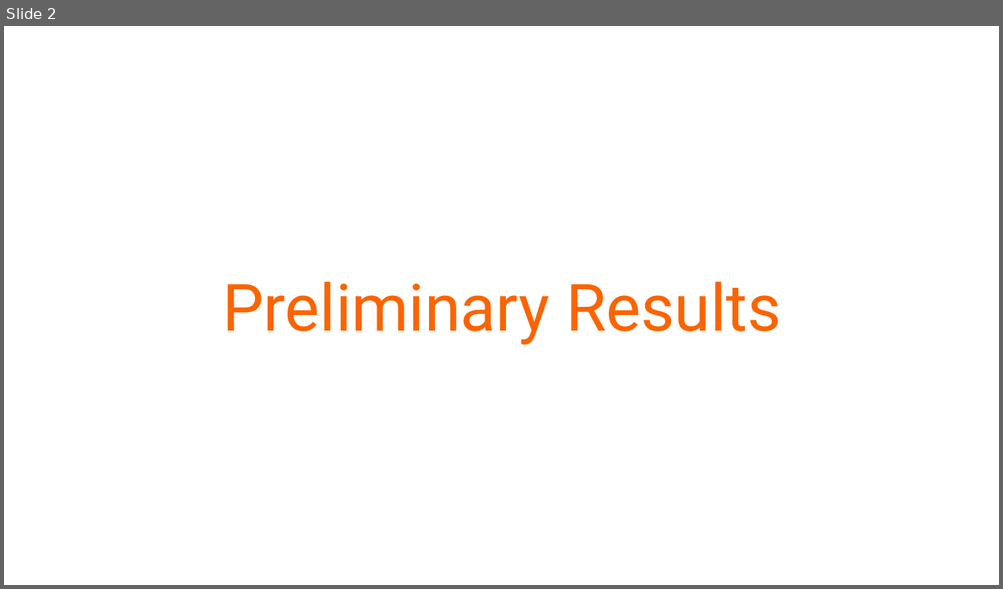
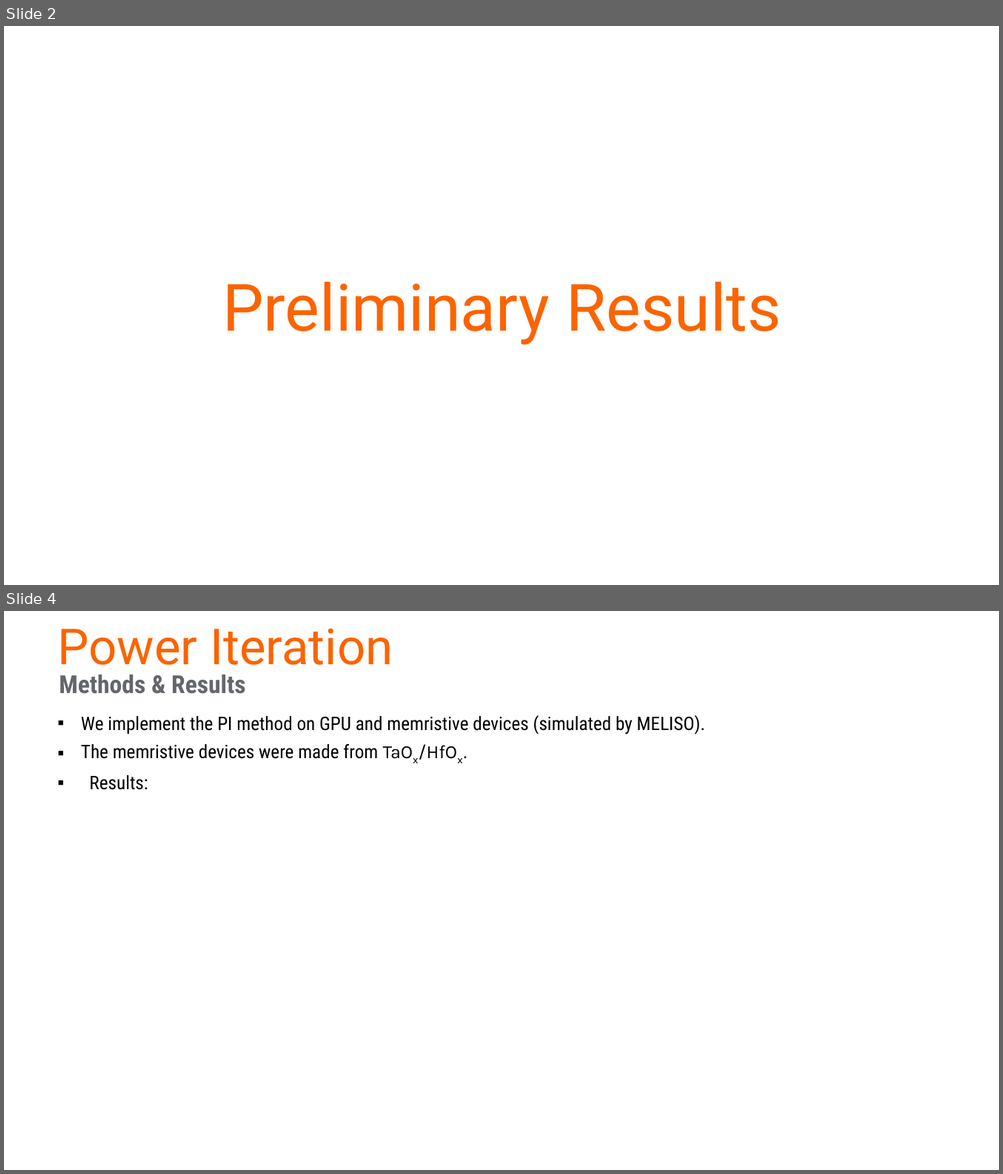
Before and after one commit to disys-lab/meliso, a slide deck: MELISOvsGPU.pptx. Shown one above the other, each under a label of ours: slide 2 before the commit, slides 2 and 4 after it; the slides between them are not shown. The pictures are 1003x589 and 1003x1174 pixels, drawn with LibreOffice and Linux fonts; fonts in the diff are those of the drawing; background and template pictures are left out. Boxes give left, top, right and bottom in pixels: in the first picture for what was removed or moved away, otherwise in the second. Text is boxed around its words. In the diff, an @@ line names an element or a change of style, - is before the commit and + after.

```diff
--- a/MELISOvsGPU.pptx
+++ b/MELISOvsGPU.pptx
@@ slide 4 added at (x1=4, y1=611, x2=999, y2=1170), background picture (left out) @@
@@ text added at (x1=58, y1=628, x2=392, y2=676), 48 pt, text #FB6400 @@
+Power Iteration
@@ text added at (x1=59, y1=675, x2=245, y2=694), 24 pt, text #63666A, bold @@
+Methods & Results
@@ text added at (x1=81, y1=715, x2=706, y2=790), 18 pt, text #000000 @@
+▪ We implement the PI method on GPU and memristive devices (simulated by MELISO).
+▪ The memristive devices were made from TaOx/HfOx.
+▪ Results:
```
Also in this commit, not shown: 8 slides changed.
